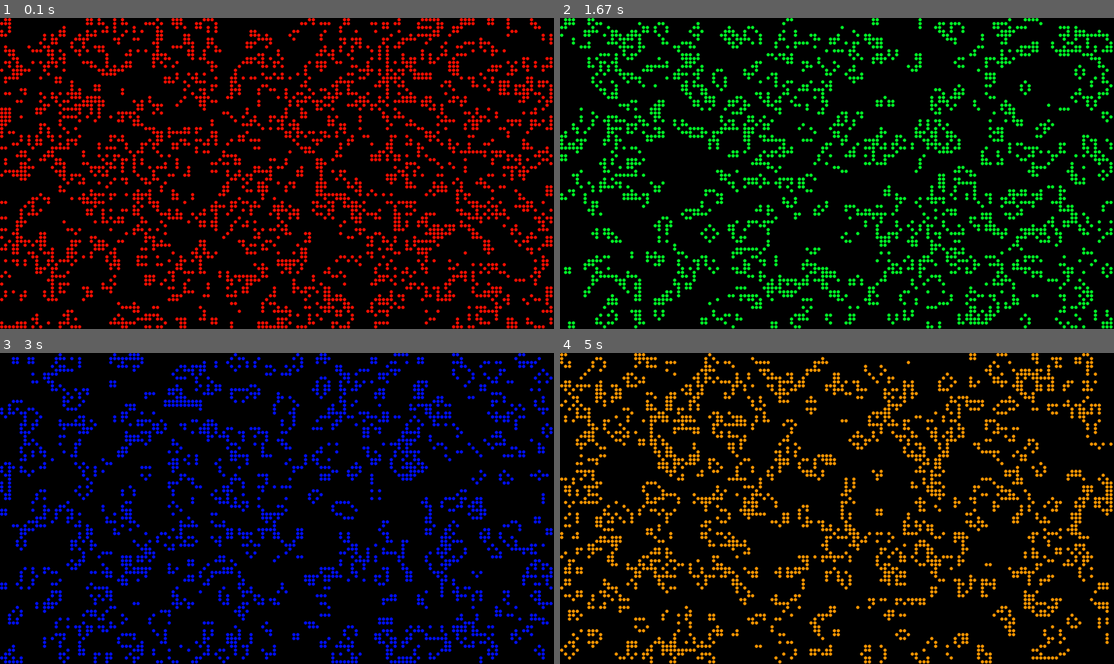
Above: before the commit, frames 1-4 (two rows, left to right).
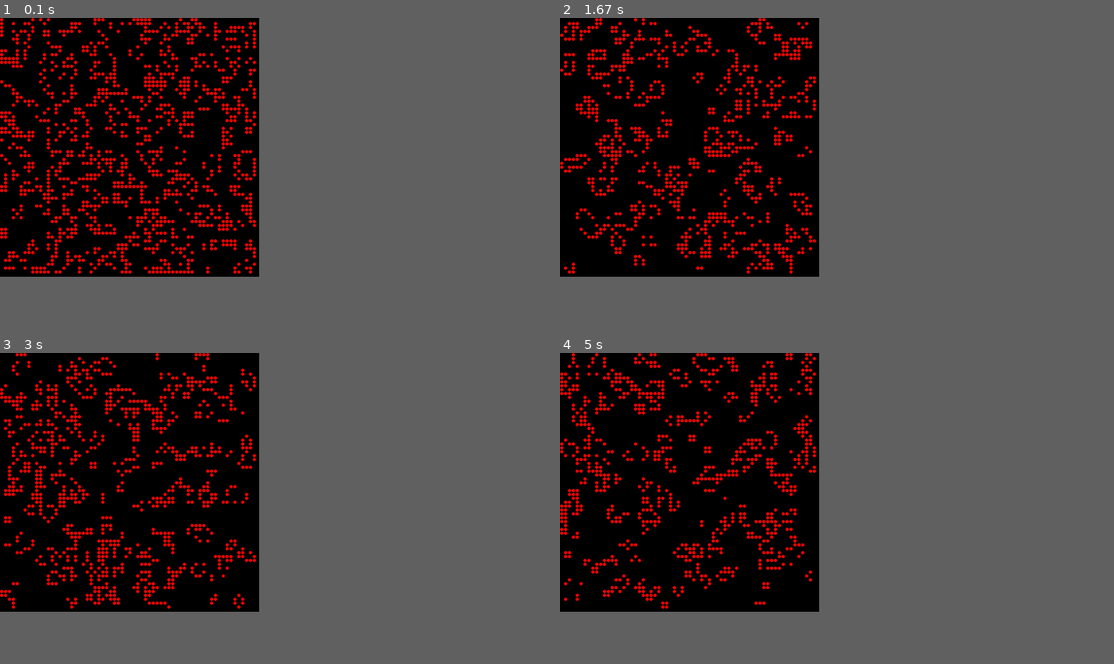
Above: after the commit, the same moments.

Repository: killerbees/pygame_of_life
Game: pygame game, started from pylife.py
The game is run twice, just before and just after one commit, with the same random seed, the same clock (stepped at 60 frames per second) and the same inputs. The source before the commit is Python 2; it was converted automatically to run under Python 3.
Inputs (mouse positions are in pixels of both pictures, inside the frame that each line leads up to):
- Up to frame 1 (0.1 s): no input
- Up to frame 2 (1.67 s): click (687, 148) at 0.38 s; click (692, 164) at 0.72 s; click (609, 108) at 1.05 s; click (781, 238) at 1.38 s
- Up to frame 3 (3 s): click (132, 396) at 1.72 s; click (116, 548) at 2.05 s; click (121, 436) at 2.38 s; click (94, 427) at 2.72 s
- Up to frame 4 (5 s): click (759, 458) at 3.05 s; click (770, 477) at 3.38 s; click (742, 436) at 3.72 s; click (615, 430) at 4.05 s; click (698, 471) at 4.38 s; click (615, 464) at 4.72 s
The window is 900x506 before the commit and 421x421 after it. Grey fills any space a smaller window leaves; there, only what the larger window draws over its background counts as a difference.

The runs differ from the first frame. In frame 1, 24% of the frame differs, in the area x 0-100%, y 0-100%; in frame 2, 20%; in frame 3, 20%; in frame 4, 20%.

Commit message:
convert to python 3

Diff:
--- a/pylife.py
+++ b/pylife.py
@@ -3,7 +3,7 @@
 import pygame
 
 def createScreen():
-    print 'available resolutions', pygame.display.list_modes(0)
+    print('available resolutions', pygame.display.list_modes(0))
     #@todo make this a command line switch
     #the next two lines set up full screen options, to run in a window see below
     screen_width, screen_height = pygame.display.list_modes(0)[0]
@@ -11,13 +11,13 @@
     options = pygame.FULLSCREEN | pygame.HWSURFACE | pygame.DOUBLEBUF
 
     #the next two lines set up windowed options - swap these with above to run full screen instead
-    #screen_width, screen_height = (600,600)
-    #options=0
+    screen_width, screen_height = (600,600)
+    options=0
 
     #create the screen with the options
     screen = pygame.display.set_mode(
         (screen_width, screen_height), options)
-    print "screen created, size is:", screen.get_size()
+    print("screen created, size is:", screen.get_size())
     return screen
 
 def evolve_cell(alive, neighbours):
@@ -72,8 +72,8 @@
     block_size = 9
     x *= block_size
     y *= block_size
-    center_point = ((x + (block_size / 2)), (y + (block_size / 2)))
-    pygame.draw.circle(screen, alive_color, center_point, block_size / 2,0)
+    center_point = (int(x + (block_size / 2)), int(y + (block_size / 2)))
+    pygame.draw.circle(screen, alive_color, center_point, int(block_size / 2),0)
 
 #this is where we register our event listeners
 #yes, we're just calling methods
@@ -87,7 +87,7 @@
         if(event.type == pygame.KEYDOWN):
             sys.exit(0) #quit on any key
         if (event.type == pygame.QUIT):  #pygame issues a quit event, for e.g. by closing the window
-            print "quitting"
+            print("quitting")
             sys.exit(0)
 
 
@@ -102,8 +102,8 @@
     cell_number = 0
     alive_color = pygame.Color(0,0,0)
     alive_color.hsva = [h, 100, 100]
-    xlen = xmax / 9
-    ylen = ymax / 9
+    xlen = int(xmax / 9)
+    ylen = int(ymax / 9)
     global world
     world = make_random_grid(xlen, ylen)
     while True:
@@ -116,7 +116,7 @@
                     cell_color = alive_color if alive else BLACK
                     draw_block(x, y, cell_color)
             pygame.display.flip()
-            h = (h + 2) % 360
+            #h = (h + 2) % 360
             alive_color.hsva = (h, 100, 100)
             world = evolve(world)
             cell_number = 0
